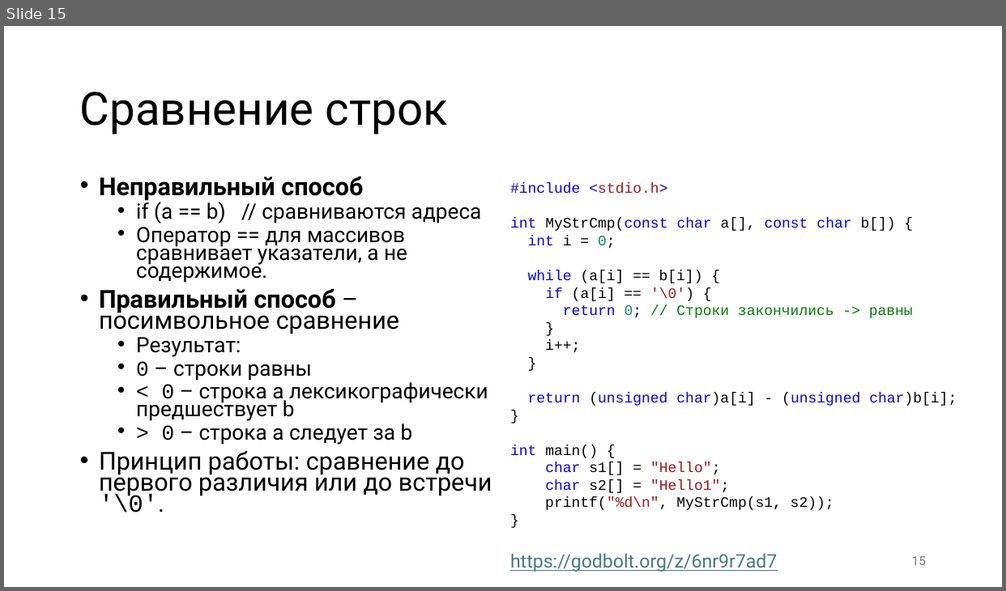
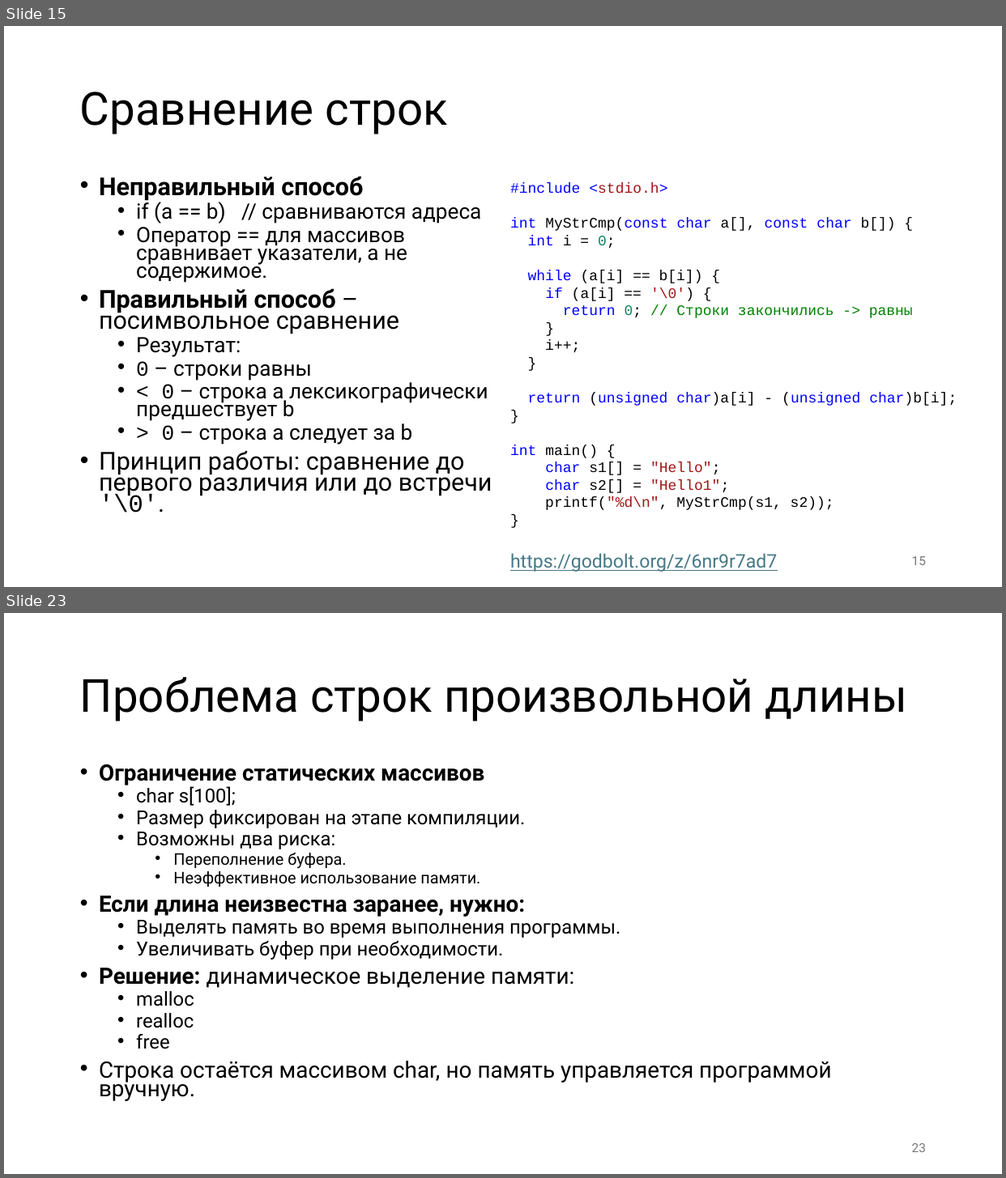
Before and after one commit to alexey-malov/mpp, a slide deck: lectures/03/Strings.pptx. Shown one above the other, each under a label of ours: slide 15 before the commit, slides 15 and 23 after it; the slides between them are not shown. The pictures are 1006x591 and 1006x1178 pixels, drawn with LibreOffice and Linux fonts; fonts in the diff are those of the drawing. Boxes give left, top, right and bottom in pixels: in the first picture for what was removed or moved away, otherwise in the second. Text is boxed around its words. In the diff, an @@ line names an element or a change of style, - is before the commit and + after.

Commit message:
Обновил лекцию про строки

```diff
--- a/lectures/03/Strings.pptx
+++ b/lectures/03/Strings.pptx
@@ slide 23 added at (4, 613, 1002, 1174), background #FFFFFF @@
@@ title added at (80, 677, 908, 722), 44 pt, text #000000 @@
+Проблема строк произвольной длины
@@ text added at (99, 764, 831, 1101), 21.7 pt, text #000000 @@
+• Ограничение статических массивов
+  • char s[100];
+  • Размер фиксирован на этапе компиляции.
+  • Возможны два риска:
+    • Переполнение буфера.
+    • Неэффективное использование памяти.
+• Если длина неизвестна заранее, нужно:
+  • Выделять память во время выполнения программы.
+  • Увеличивать буфер при необходимости.
+• Решение: динамическое выделение памяти:
+  • malloc
+  • realloc
+  • free
+• Строка остаётся массивом char, но память управляется программой вручную.
@@ page number added at (912, 1144, 926, 1152), 12 pt, text #797979 @@
+23
```
Also in this commit, not shown: 14 other slides added.
